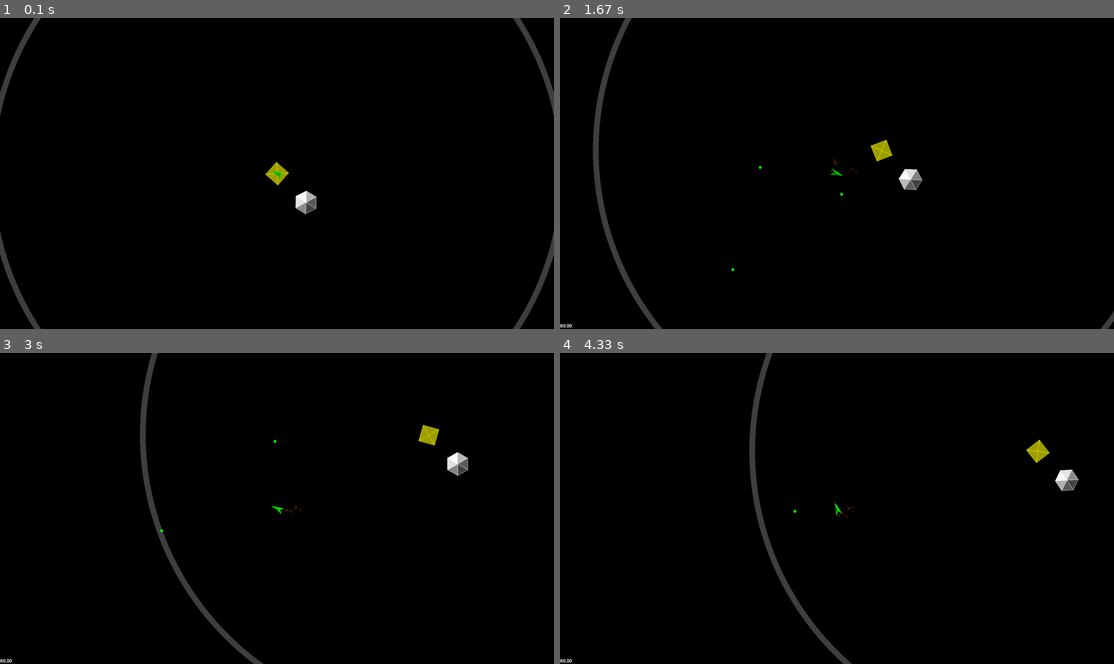
Above: before the commit, frames 1-4 (two rows, left to right).
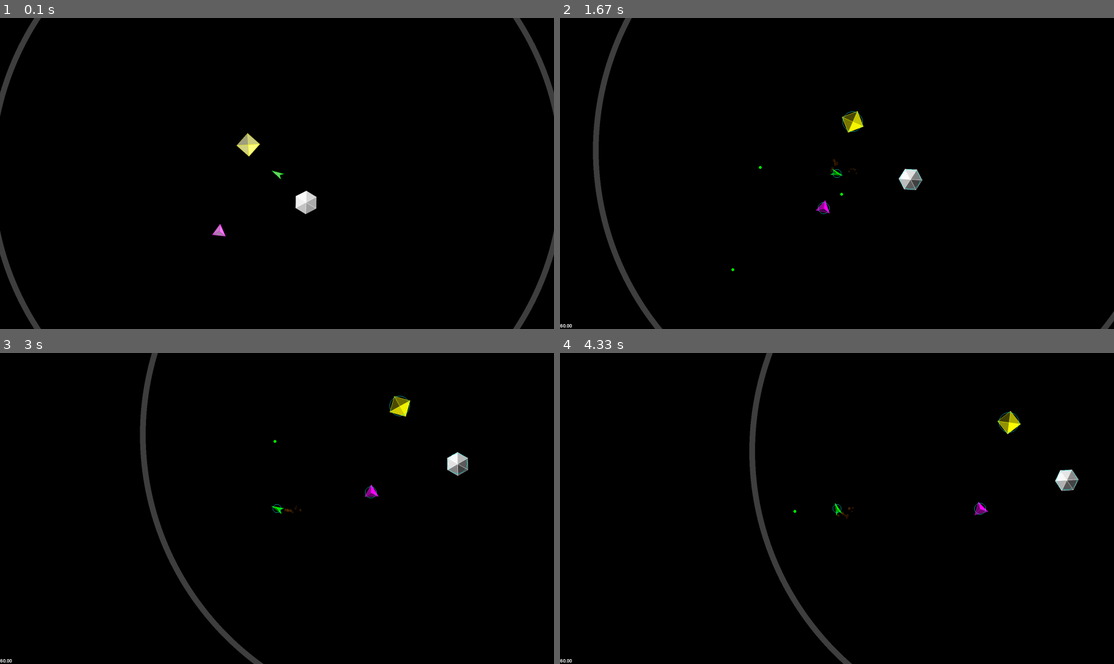
Above: after the commit, the same moments.

Repository: Binary-Ninja/pygame-summer-jam-2024
Game: pygame game, started from main.py
Same seed, same stepped clock (60 frames per second), same inputs: the game is played once before the commit and once after it.
Inputs (mouse positions are in pixels of both pictures, inside the frame that each line leads up to):
- Up to frame 1 (0.1 s): no input
- Up to frame 2 (1.67 s): press the mouse at (704, 176) at 0.37 s; move the mouse to (798, 207) at 0.47 s; release the mouse at (892, 241) at 0.6 s; tap F3 at 0.67 s; press the mouse at (704, 176) at 1.03 s; move the mouse to (759, 213) at 1.13 s; release the mouse at (809, 254) at 1.27 s; press the mouse at (704, 176) at 1.37 s; move the mouse to (842, 198) at 1.47 s; release the mouse at (981, 223) at 1.6 s
- Up to frame 3 (3 s): press the mouse at (144, 511) at 1.7 s; move the mouse to (304, 552) at 1.8 s; release the mouse at (470, 589) at 1.93 s; press the mouse at (144, 511) at 2.03 s; move the mouse to (265, 483) at 2.13 s; release the mouse at (393, 452) at 2.27 s; press the mouse at (144, 511) at 2.37 s; move the mouse to (271, 471) at 2.47 s; release the mouse at (398, 430) at 2.6 s; press the mouse at (144, 511) at 2.7 s; move the mouse to (149, 483) at 2.8 s; release the mouse at (155, 452) at 2.93 s
- Up to frame 4 (4.33 s): press the mouse at (704, 511) at 3.03 s; move the mouse to (687, 567) at 3.13 s; release the mouse at (670, 623) at 3.27 s; press the mouse at (704, 511) at 3.37 s; move the mouse to (715, 520) at 3.47 s; release the mouse at (726, 533) at 3.6 s; press the mouse at (704, 511) at 3.7 s; move the mouse to (853, 545) at 3.8 s; release the mouse at (1008, 583) at 3.93 s; press the mouse at (704, 511) at 4.03 s; move the mouse to (753, 461) at 4.13 s; release the mouse at (803, 415) at 4.27 s

The runs differ from the first frame. In frame 1, 0.5% of the frame differs, in the area x 38-58%, y 36-71%; in frame 2, 0.5%; in frame 3, 0.5%; in frame 4, 0.5%.

Commit message:
added asteroid destruction and sounds

Diff:
--- a/main.py
+++ b/main.py
@@ -3,6 +3,7 @@
 import random
 import functools
 import sys
+from pathlib import Path
 
 import pygame as pg
 
@@ -10,6 +11,9 @@
 import sprites
 
 from colors import Color
+
+APPLICATION_DIRECTORY = Path(__file__, "..").resolve()
+SOUND_DIRECTORY = APPLICATION_DIRECTORY / "sounds"
 
 LEFT_MOUSE_BUTTON = 1
 WINDOWED_RESOLUTION = pg.Vector2(800, 600)
@@ -21,6 +25,10 @@
 
 def main() -> None:
     pg.init()
+
+    explosion_sound = pg.mixer.Sound(SOUND_DIRECTORY / "explosion.wav")
+    fire_sound = pg.mixer.Sound(SOUND_DIRECTORY / "fire_gun.wav")
+    asteroid_break_sound = pg.mixer.Sound(SOUND_DIRECTORY / "asteroid_break.wav")
 
     utils.setup_window("Polybius Rex")
     fullscreen = True
@@ -34,8 +42,9 @@
 
     game_objects = [
         # Set up the level.
-        sprites.Asteroid((100, 100), sprites.HEXAGON_TRIANGLES, Color.WHITE, 20),
-        sprites.Asteroid((0, 0), sprites.SQUARE_TRIANGLES, Color.YELLOW, -40),
+        sprites.Asteroid((100, 100), sprites.HEXAGON_TRIANGLES, Color.WHITE, 20, 35),
+        sprites.Asteroid((-100, -100), sprites.SQUARE_TRIANGLES, Color.YELLOW, -40, 35),
+        sprites.Asteroid((-200, 200), sprites.TRIANGLE_TRIANGLES, Color.MAGENTA, 80, 20),
 
         # Create and reference the player object.
         player := sprites.Player((0, 0), sprites.PLAYER_POLYGONS, Color.GREEN),
@@ -49,6 +58,11 @@
         return utils.make_circle_image(sprites.PLAYER_BULLET_RADIUS, color, Color.BLACK)
 
     bullets = utils.ParticleGroup(utils.ImageCache(make_bullet_image))  # noqa
+
+    def make_debris_image(item: tuple[int, tuple[int, int, int]]) -> pg.Surface:
+        return utils.make_circle_image(item[0], item[1], Color.BLACK)
+
+    debris_particles = utils.ParticleGroup(utils.ImageCache(make_debris_image))  # noqa
 
     while True:
         for event in pg.event.get():
@@ -81,22 +95,22 @@
 
         # Spawn particles.
         if player.thrusting:
-            vel_vector = pg.Vector2()
-            vel_vector.from_polar((random.randint(150, 200), player.angle + 90 + random.randint(-15, 15)))
-            thrust_particles.add(sprites.ThrustParticle(player.thrust_pos, player.vel + vel_vector, random.randint(3, 5)))
+            vel_vector = utils.polar_vector(random.randint(150, 200), player.angle + 90 + random.randint(-15, 15))
+            thrust_particles.add(sprites.ThrustParticle(player.thrust_pos, player.vel + vel_vector))
 
             if pg.time.get_ticks() - player.last_fire >= sprites.PLAYER_FIRE_RATE:
+                fire_sound.play()
                 player.last_fire = pg.time.get_ticks()
-                vel_vector = pg.Vector2()
-                vel_vector.from_polar((-sprites.PLAYER_BULLET_SPEED, player.angle + 90))
+                vel_vector = utils.polar_vector(-sprites.PLAYER_BULLET_SPEED, player.angle + 90)
                 bullets.add(sprites.Bullet(player.gun_pos, player.vel + vel_vector))
 
         # Update objects and particles.
-        for game_object in game_objects:
-            game_object.update(dt, ARENA_RADIUS)
+        game_objects = [go for go in game_objects if go.update(dt, ARENA_RADIUS,
+                                                               debris=debris_particles, sound=asteroid_break_sound)]
 
         thrust_particles.update(dt)
-        bullets.update(dt, arena_radius=ARENA_RADIUS)
+        debris_particles.update(dt)
+        bullets.update(dt, arena_radius=ARENA_RADIUS, game_objects=game_objects, ex_sound=explosion_sound)
 
         # Do camera calculations.
         screen_middle = pg.Vector2(screen.size) / 2
@@ -110,8 +124,11 @@
 
         for game_object in game_objects:
             game_object.draw(screen, light_source, camera)
+            if debug:
+                pg.draw.circle(screen, Color.CYAN, game_object.pos + camera, game_object.radius, 1)
 
         thrust_particles.draw(screen, camera)
+        debris_particles.draw(screen, camera)
         bullets.draw(screen, camera)
 
         if debug:
--- a/sprites.py
+++ b/sprites.py
@@ -10,6 +10,12 @@
 from typing import Sequence, Hashable
 
 EQUILATERAL_TRIANGLE_HEIGHT_FACTOR = 0.866
+
+TRIANGLE_TRIANGLES = (
+    ((0, -25), (23, 15)),
+    ((0, -25), (-23, 15)),
+    ((23, 15), (-23, 15)),
+)
 
 SQUARE_TRIANGLES = (
     ((0, -40), (40, 0)),
@@ -39,12 +45,21 @@
 PLAYER_BULLET_RADIUS = 5
 PLAYER_BULLET_SPEED = 500
 PLAYER_FIRE_RATE = 500
+PLAYER_RADIUS = 15
 
 ARENA_BOUNCE = 0.8
 
-
-def darken(color: tuple[int, int, int], amount: float) -> pg.Color:
+BULLET_DAMAGE = 10
+
+DAMAGE_FLASH_MS = 200
+
+
+def darken(color: tuple[int, int, int] | pg.Color, amount: float) -> pg.Color:
     return pg.Color(color).lerp(Color.BLACK, amount)
+
+
+def lighten(color: tuple[int, int, int] | pg.Color, amount: float) -> pg.Color:
+    return pg.Color(color).lerp(Color.WHITE, amount)
 
 
 def centroid(points: Sequence[Sequence[float]]) -> tuple[float, float]:
@@ -52,10 +67,10 @@
 
 
 class ThrustParticle(utils.Particle):
-    def __init__(self, pos: Sequence[float], vel: Sequence[float], radius: int):
+    def __init__(self, pos: Sequence[float], vel: Sequence[float]):
         self.pos = pg.Vector2(pos)  # noqa
         self.vel = pg.Vector2(vel)  # noqa
-        self.radius = radius
+        self.radius = random.randint(3, 5)
         self.start_time = pg.time.get_ticks()
         self.life_time = random.randint(200, 350)
 
@@ -80,6 +95,13 @@
     def update(self, dt: float, *args, **kwargs) -> bool:
         if self.pos.length_squared() > kwargs["arena_radius"] ** 2:
             return False
+        for game_object in kwargs["game_objects"]:
+            if (self.pos - game_object.pos).length_squared() < game_object.radius ** 2:
+                game_object.health -= BULLET_DAMAGE
+                if game_object.health > 0:
+                    kwargs["ex_sound"].play()
+                game_object.last_hit = pg.time.get_ticks()
+                return False
         self.pos += self.vel * dt
         return True
 
@@ -90,15 +112,40 @@
         return Color.GREEN
 
 
+class DebrisParticle(utils.Particle):
+    def __init__(self, pos: Sequence[float], vel: Sequence[float], color):
+        self.pos = pg.Vector2(pos)  # noqa
+        self.vel = pg.Vector2(vel)  # noqa
+        self.color = color
+        self.radius = random.randint(2, 4)
+        self.start_time = pg.time.get_ticks()
+        self.life_time = random.randint(350, 500)
+
+    def update(self, dt: float, *args, **kwargs) -> bool:
+        if pg.time.get_ticks() - self.start_time >= self.life_time:
+            return False
+        self.pos += self.vel * dt
+        return True
+
+    def draw_pos(self, image: pg.Surface) -> Sequence[float]:
+        return self.pos - (self.radius, self.radius)
+
+    def cache_lookup(self) -> Hashable:
+        return self.radius, self.color
+
+
 class GameObject:
-    def __init__(self, pos: Sequence[float], polygons, color):
+    def __init__(self, pos: Sequence[float], polygons, color, radius: int = 20, max_health: int = 100):
         self.pos = pg.Vector2(pos)  # noqa
         self.angle = 0
         self.polygons = polygons
         self.color = color
-
-    def update(self, dt: float, arena_radius: int):
-        pass
+        self.radius = radius
+        self.health = max_health
+        self.last_hit = 0
+
+    def update(self, dt: float, arena_radius: int, **kwargs) -> bool:
+        return True
 
     def draw(self, screen: pg.Surface, light_source: Sequence[float], camera: Sequence[float]):
         # Draw each polygon separately.
@@ -117,25 +164,37 @@
             lighting = pg.math.remap(-1, 1, 0.75, 0, lighting_vector * normal_vector)
             # Transform the world coordinates into screen coordinates.
             draw_points = [point + camera for point in points]  # noqa
+            # Sometimes lighting falls outside range, so we clamp it again to [0, 1].
+            color = darken(self.color, pg.math.clamp(lighting, 0, 1))
+            # Lighten the color for the flash animation when taking damage.
+            if pg.time.get_ticks() - self.last_hit < DAMAGE_FLASH_MS:
+                color = lighten(color, 0.5)
             # Draw the solid face.
-            pg.draw.polygon(screen, darken(self.color, lighting), draw_points)
+            pg.draw.polygon(screen, color, draw_points)
             # Draw the outline.
             pg.draw.aalines(screen, self.color, True, draw_points)
 
 
 class Asteroid(GameObject):
-    def __init__(self, pos: Sequence[float], polygons, color, turn_speed):
-        super().__init__(pos, polygons, color)
+    def __init__(self, pos: Sequence[float], polygons, color, turn_speed, radius):
+        super().__init__(pos, polygons, color, radius)
         self.turn_speed = turn_speed
 
-    def update(self, dt: float, arena_radius: int):
+    def update(self, dt: float, arena_radius: int, **kwargs) -> bool:
+        if self.health <= 0:
+            for _ in range(40):
+                vel_vector = utils.polar_vector(-random.randint(60, 120), random.randrange(360))
+                kwargs["debris"].add(DebrisParticle(self.pos, vel_vector, self.color))
+            kwargs["sound"].play()
+            return False
         self.angle += self.turn_speed * dt
         self.angle %= 360
+        return True
 
 
 class Player(GameObject):
     def __init__(self, pos: Sequence[float], polygons, color):
-        super().__init__(pos, polygons, color)
+        super().__init__(pos, polygons, color, PLAYER_RADIUS)
         self.acc = pg.Vector2(0, 0)
         self.vel = pg.Vector2(0, 0)
         self.thrusting = False
@@ -143,7 +202,7 @@
         self.gun_pos = self.pos + pg.Vector2(PLAYER_GUN_POS).rotate(self.angle)
         self.last_fire = 0
 
-    def update(self, dt: float, arena_radius: int):
+    def update(self, dt: float, arena_radius: int, **kwargs) -> bool:
         self.thrust_pos = self.pos + pg.Vector2(PLAYER_THRUSTER_POS).rotate(self.angle)
         self.gun_pos = self.pos + pg.Vector2(PLAYER_GUN_POS).rotate(self.angle)
         if self.thrusting:
@@ -155,3 +214,4 @@
         if self.pos.length_squared() > arena_radius ** 2:
             self.pos.scale_to_length(arena_radius)
             self.vel = self.vel.reflect(self.pos) * ARENA_BOUNCE
+        return True
--- a/utils.py
+++ b/utils.py
@@ -6,6 +6,13 @@
 import pygame as pg
 
 from typing import Optional, Sequence, Callable, Hashable, Iterable
+
+
+def polar_vector(length: float, angle: float) -> pg.Vector2:
+    """Return a Vector2 with the given length and angle in degrees."""
+    vec = pg.Vector2()
+    vec.from_polar((length, angle))
+    return vec
 
 
 def load_image(filename: str | Path, convert: bool = True, alpha: bool = False) -> pg.Surface:
Not shown, added: sounds/asteroid_break.wav
Not shown, added: sounds/explosion.wav
Not shown, added: sounds/fire_gun.wav
